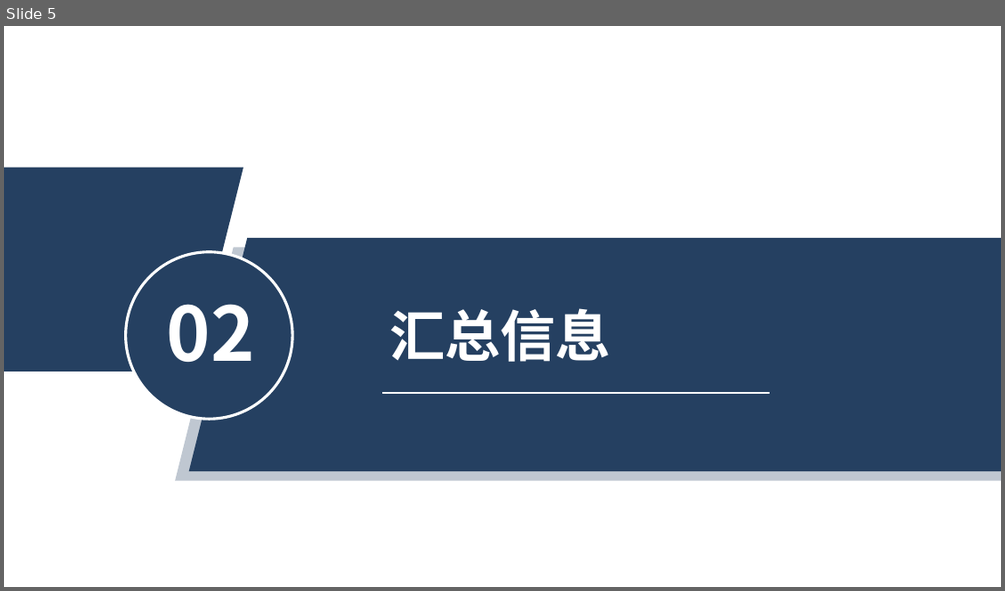
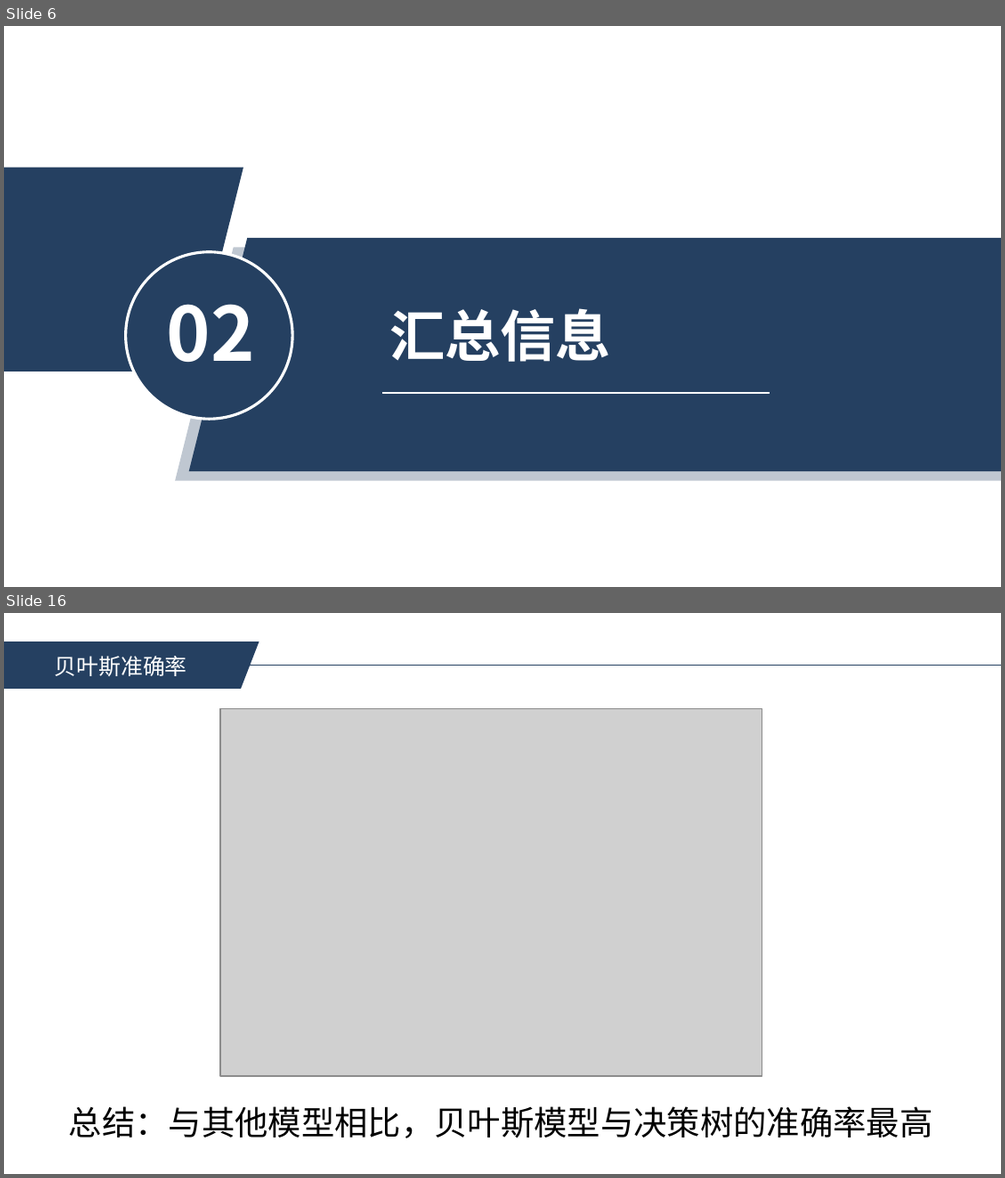
Before and after one commit to impossible03/Computer-Vision-homework, a slide deck: 04-刘宇-project1.pptx. Shown one above the other, each under a label of ours: slide 5 before the commit, slides 6 and 16 after it; the slides between them are not shown. The pictures are 1005x591 and 1005x1178 pixels, drawn with LibreOffice and Linux fonts; fonts in the diff are those of the drawing; grey boxes stand for pictures. Boxes give left, top, right and bottom in pixels: in the first picture for what was removed or moved away, otherwise in the second. Text is boxed around its words. In the diff, an @@ line names an element or a change of style, - is before the commit and + after.

```diff
--- a/04-刘宇-project1.pptx
+++ b/04-刘宇-project1.pptx
@@ slide 16 added at bbox=[4, 613, 1001, 1174], background #FFFFFF @@
@@ line added from (4, 665) to (1001, 665), #254061 1 pt @@
@@ parallelogram added at bbox=[4, 641, 259, 689], fill #254061 @@
@@ text added at bbox=[55, 656, 187, 676], 16 pt, text #FFFFFF @@
+贝叶斯准确率
@@ picture added at bbox=[220, 709, 762, 1076] @@
@@ text added at bbox=[69, 1106, 933, 1138], 24 pt, text #000000 @@
+总结：与其他模型相比，贝叶斯模型与决策树的准确率最高
@@ what was slide 5 is now slide 6 @@
```
Also in this commit, not shown: 3 slides changed, 8 other slides added, 1 slide removed, 1 other file.
